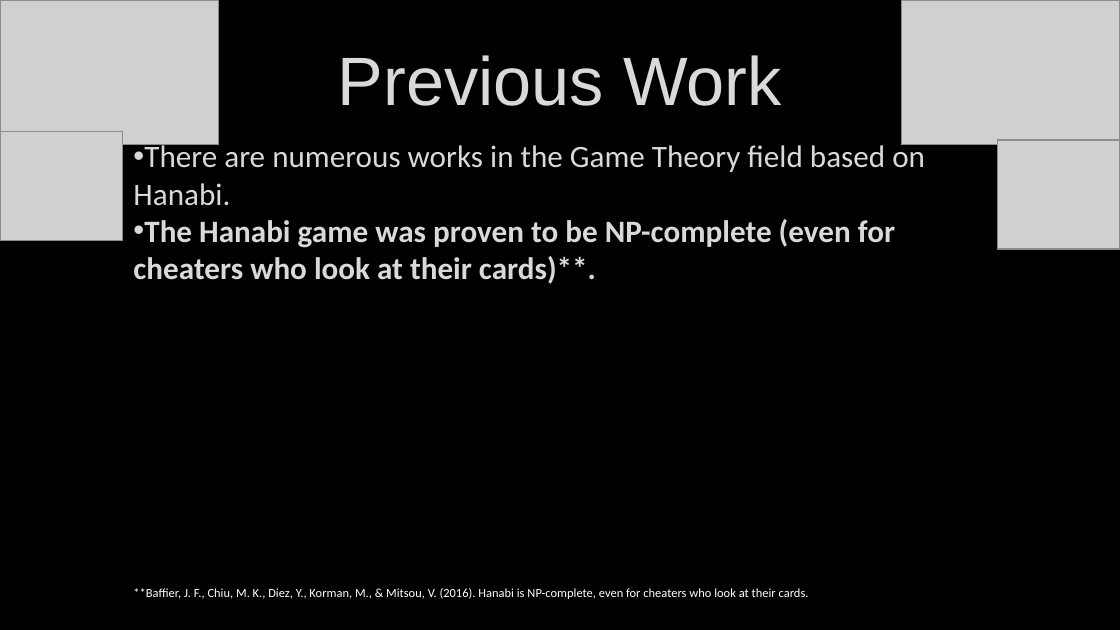
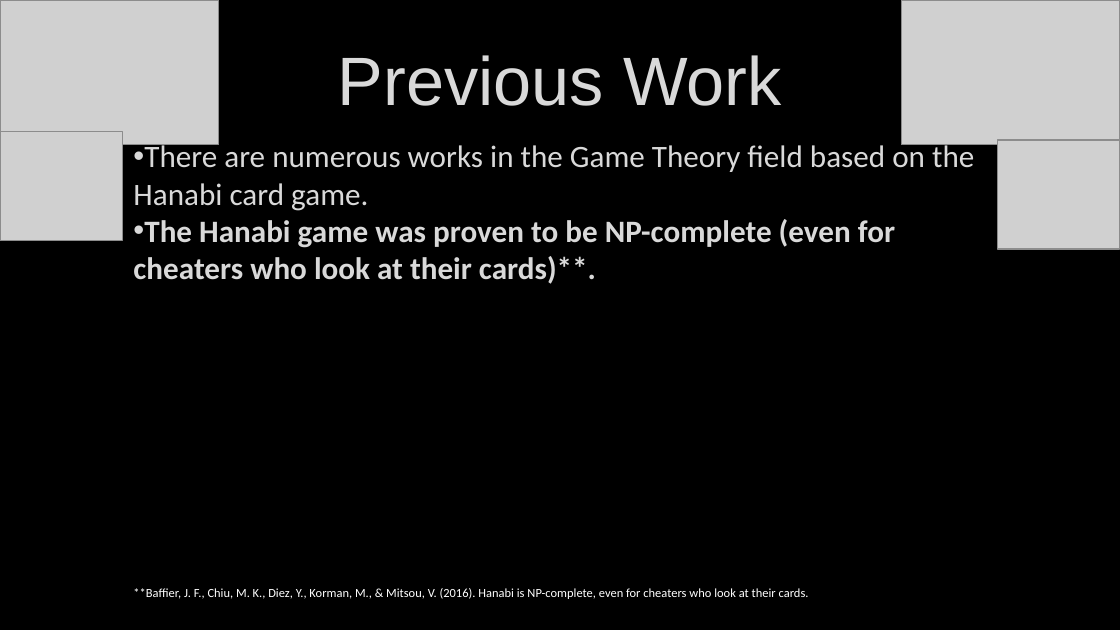
Before and after one commit to Untzi/ec_hanabi, a slide deck: slide 5 of hanabi (1).pptx. Drawn at 1120x630 pixels with LibreOffice and Linux fonts; fonts in the diff are those of the drawing; grey boxes stand for pictures. Boxes give left, top, right and bottom in pixels: in the first picture for what was removed or moved away, otherwise in the second. Text is boxed around its words. In the diff, an @@ line names an element or a change of style, - is before the commit and + after.

```diff
--- a/hanabi (1).pptx
+++ b/hanabi (1).pptx
@@ text at <box>133,141,974,211</box>: text changed @@
-• There are numerous works in the Game Theory field based on Hanabi.
+• There are numerous works in the Game Theory field based on the Hanabi card game.
```
Also in this commit, not shown: 6 other slides changed.
